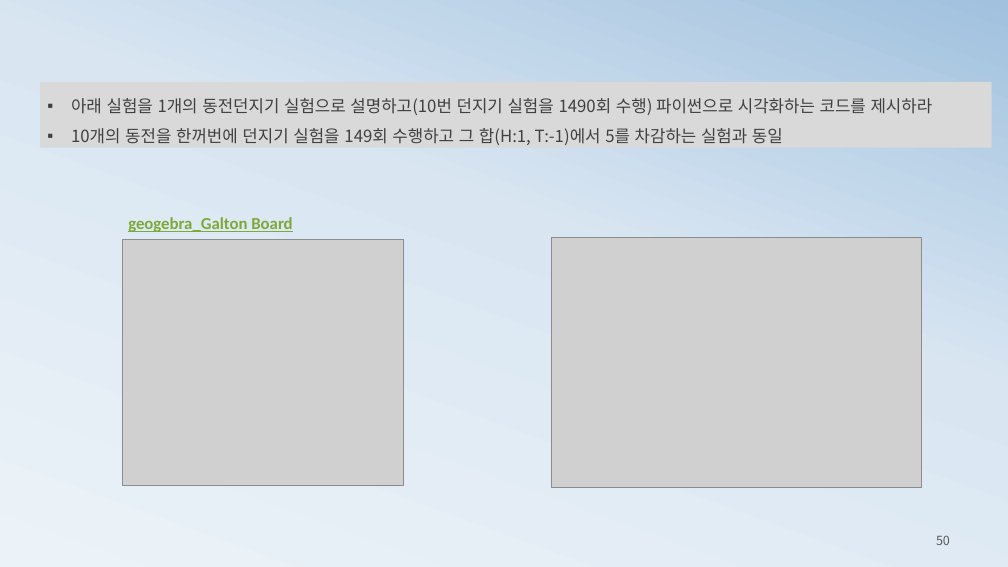
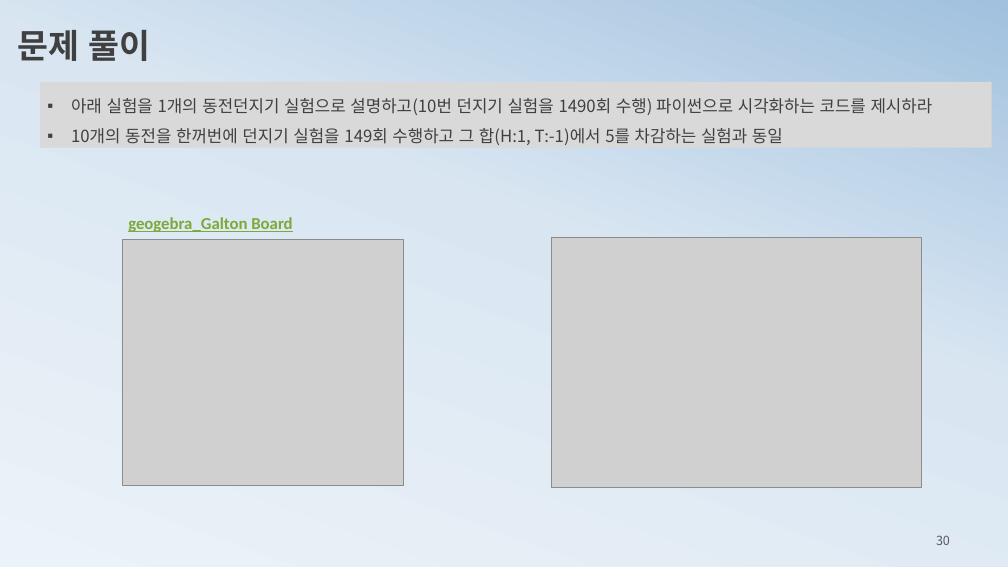
Before and after one commit to ancestor9/mathematics-for-machine-learning, a slide deck: slide 30 of 3_probability theory for machine learning.pptx (slide 50 before the commit). Drawn at 1008x567 pixels with LibreOffice and Linux fonts; fonts in the diff are those of the drawing; grey boxes stand for pictures. Boxes give left, top, right and bottom in pixels: in the first picture for what was removed or moved away, otherwise in the second. Text is boxed around its words. In the diff, an @@ line names an element or a change of style, - is before the commit and + after.

```diff
--- a/3_probability theory for machine learning.pptx
+++ b/3_probability theory for machine learning.pptx
@@ text added at [17, 30, 150, 61], 32 pt, text #404040, bold @@
+문제 풀이
@@ page number at [936, 535, 950, 545]: text changed @@
-50
+30
```
Also in this commit, not shown: 5 other slides changed, 4 slides added, 1 slide removed.
